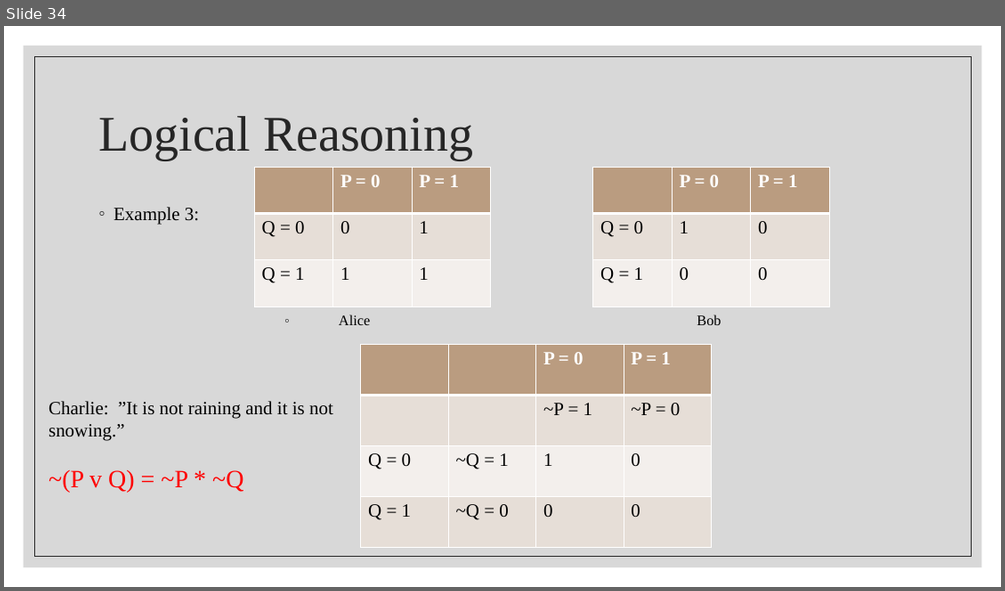
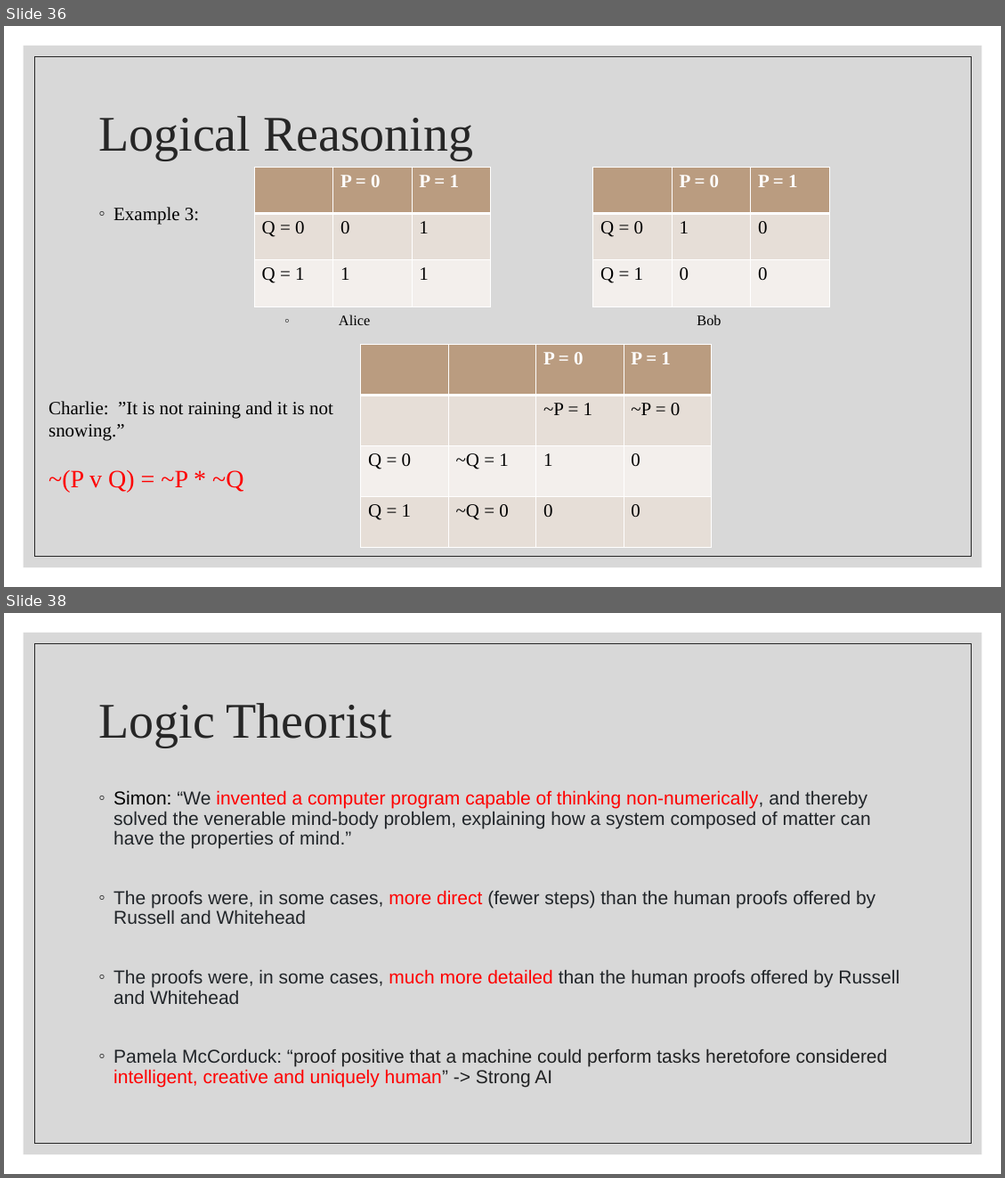
Before and after one commit to wutmeownow/phys441, a slide deck: JupyterNotebooks/LLS/Lecture3.pptx. Shown one above the other, each under a label of ours: slide 34 before the commit, slides 36 and 38 after it; the slides between them are not shown. The pictures are 1005x591 and 1005x1178 pixels, drawn with LibreOffice and Linux fonts; fonts in the diff are those of the drawing. Boxes give left, top, right and bottom in pixels: in the first picture for what was removed or moved away, otherwise in the second. Text is boxed around its words. In the diff, an @@ line names an element or a change of style, - is before the commit and + after.

```diff
--- a/JupyterNotebooks/LLS/Lecture3.pptx
+++ b/JupyterNotebooks/LLS/Lecture3.pptx
@@ slide 38 added at <box>4,613,1001,1174</box>, background #FFFFFF; not listed: 2 template elements that a slide beside it also shows @@
@@ title added at <box>98,703,392,747</box>, 48 pt, text #262626 @@
+Logic Theorist
@@ text added at <box>113,790,899,1086</box>, 18 pt, text #212529 @@
+◦ Simon: “We invented a computer program capable of thinking non-numerically, and thereby solved the venerable mind-body problem, explaining how a system composed of matter can have the properties of mind.”
+◦ The proofs were, in some cases, more direct (fewer steps) than the human proofs offered by Russell and Whitehead
+◦ The proofs were, in some cases, much more detailed than the human proofs offered by Russell and Whitehead
+◦ Pamela McCorduck: “proof positive that a machine could perform tasks heretofore considered intelligent, creative and uniquely human” -> Strong AI
@@ what was slide 34 is now slide 36 @@
```
Also in this commit, not shown: 1 slide changed, 2 other slides added.
